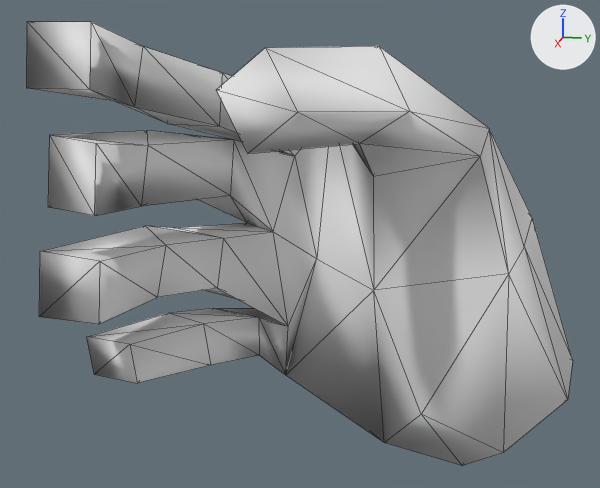
One commit to the OBJ model src/main/resources/Assets/ClarinetRightHand6.obj: the scene before it, then after it.
The view is the same before and after, from a 50 mm lens placed at (6.46, 2.29, -12.17), pointed at (-0.88, 0.82, -14.01). The lights are fixed; the arrows at upper right show +X, +Y and +Z. Mesh edges are drawn as thin lines. Where no turn or scale is listed for an object, it has been applied to the vertices.

The first picture shows 'ClarinetRightHand6_RecorderHandLeft0.029'.
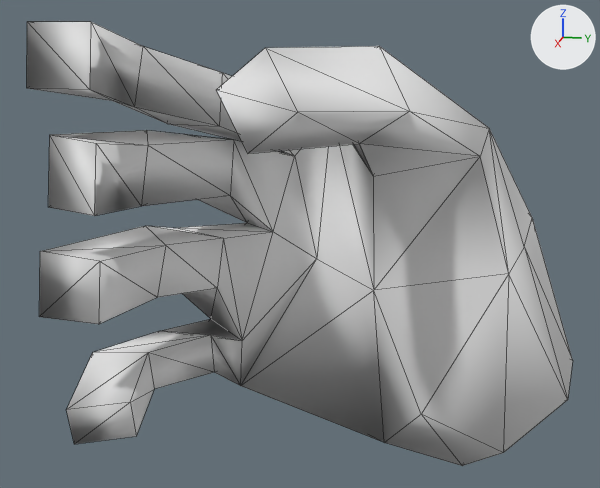
Boxes (x1, y1, x2, y2) around the edits, measured in the pictures (600 x 488 px; the box of a moved part takes in the faces that stretch with it):
part 1 of me_clarinetrighthand6_recorderhandleft0_029, moved or reshaped: before (87, 232, 384, 442); after (67, 232, 384, 444)

The edits, one by one:
me_clarinetrighthand6_recorderhandleft0_029 has 89 vertices, 175 faces and spans x -2.43..0.67, y -1.07..3.41, z -16.45..-12.04.
me_clarinetrighthand6_recorderhandleft0_029 is used by ob_clarinetrighthand6_recorderhandleft0_029; location (0.0, 0.0, 0.0).
Part 1, on me_clarinetrighthand6_recorderhandleft0_029:
Vertex 12 of me_clarinetrighthand6_recorderhandleft0_029 moves from (-0.1, -0.57, -14.81) at pixel (129, 344) to (0.31, -0.41, -15.16) at pixel (130, 402).
Vertex 13 of me_clarinetrighthand6_recorderhandleft0_029 moves from (-0.31, -1.03, -15.22) at pixel (94, 374) to (0.39, -0.92, -15.57) at pixel (74, 444).
Vertex 14 of me_clarinetrighthand6_recorderhandleft0_029 moves from (-0.28, -1.07, -14.84) at pixel (86, 336) to (0.5, -0.91, -15.2) at pixel (66, 409).
Vertex 24 of me_clarinetrighthand6_recorderhandleft0_029 moves from (-1.49, 0.26, -14.96) at pixel (258, 317) to (-1.24, -0.18, -15.1) at pixel (210, 335).
Vertex 25 of me_clarinetrighthand6_recorderhandleft0_029 moves from (-1.64, 0.51, -15.65) at pixel (285, 375) to (-1.52, 0.04, -15.76) at pixel (240, 385).
Vertex 26 of me_clarinetrighthand6_recorderhandleft0_029 moves from (-1.48, 0.26, -15.38) at pixel (259, 355) to (-1.28, -0.17, -15.52) at pixel (214, 372).
Vertex 27 of me_clarinetrighthand6_recorderhandleft0_029 moves from (-2.14, 0.34, -15.68) to (-1.97, -0.23, -15.75).
Vertex 28 of me_clarinetrighthand6_recorderhandleft0_029 moves from (-1.64, -0.27, -15.37) to (-1.31, -0.73, -15.52).
Vertex 29 of me_clarinetrighthand6_recorderhandleft0_029 moves from (-1.65, -0.27, -14.95) at pixel (213, 308) to (-1.27, -0.74, -15.11) at pixel (160, 330).
Vertex 30 of me_clarinetrighthand6_recorderhandleft0_029 moves from (-2.16, 0.21, -15.08) to (-1.89, -0.38, -15.16) at pixel (210, 318).
Vertex 33 of me_clarinetrighthand6_recorderhandleft0_029 moves from (-1.46, 0.58, -15.03) at pixel (288, 326) to (-1.29, 0.13, -15.16) at pixel (242, 340).
Vertex 49 of me_clarinetrighthand6_recorderhandleft0_029 moves from (-0.89, -0.14, -14.86) at pixel (203, 323) to (-0.56, -0.59, -15.07) at pixel (148, 352).
Vertex 50 of me_clarinetrighthand6_recorderhandleft0_029 moves from (-0.93, -0.09, -15.3) at pixel (210, 365) to (-0.69, -0.6, -15.49) at pixel (154, 389).
Vertex 51 of me_clarinetrighthand6_recorderhandleft0_029 moves from (-1.2, -0.55, -15.31) to (-0.6, -1.12, -15.49).
Vertex 52 of me_clarinetrighthand6_recorderhandleft0_029 moves from (-1.16, -0.6, -14.87) at pixel (168, 313) to (-0.47, -1.11, -15.07) at pixel (92, 352).
Vertex 65 of me_clarinetrighthand6_recorderhandleft0_029 moves from (-0.13, -0.54, -15.19) at pixel (137, 383) to (0.21, -0.42, -15.53) at pixel (136, 436).
